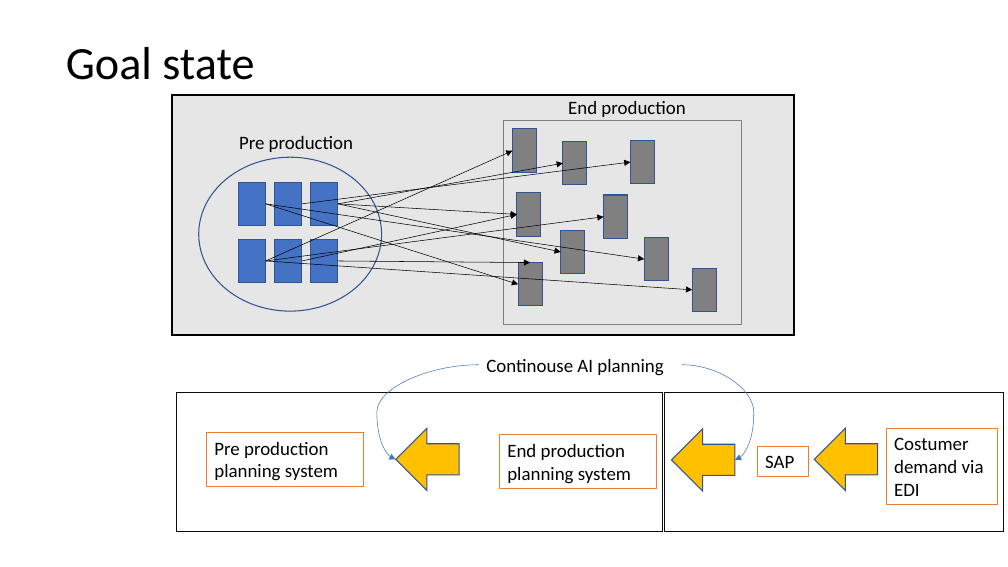
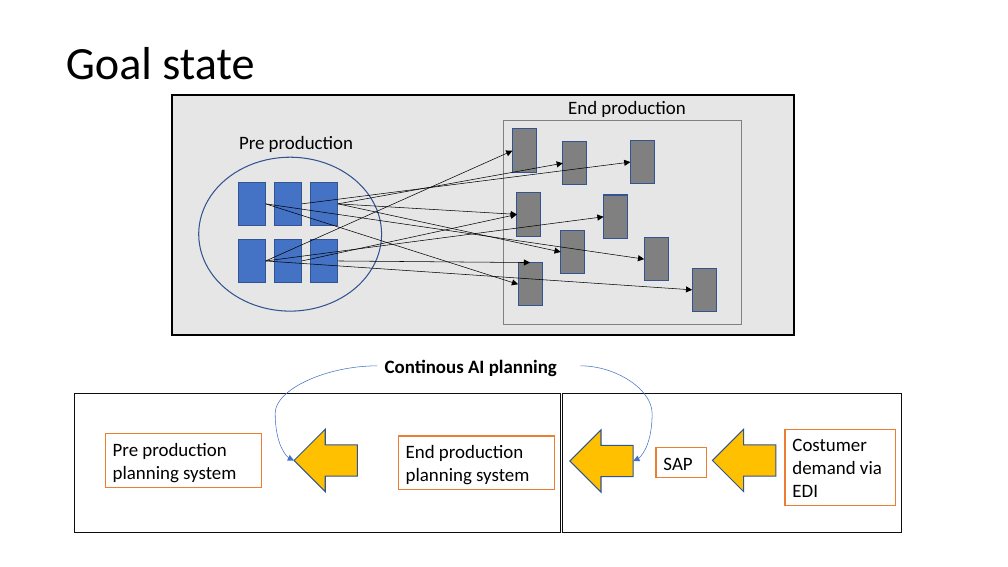
Before and after one commit to AndreasNeuhierl/InnoMgmt, a slide deck: slide 5 of desandere.pptx. Drawn at 1008x567 pixels with LibreOffice and Linux fonts; fonts in the diff are those of the drawing. Boxes give left, top, right and bottom in pixels: in the first picture for what was removed or moved away, otherwise in the second. Text is boxed around its words. In the diff, an @@ line names an element or a change of style, - is before the commit and + after.

```diff
--- a/desandere.pptx
+++ b/desandere.pptx
@@ text at (385, 359, 557, 377): text changed; bold on @@
-Continouse AI planning
+Continous AI planning
@@ 6 rectangles, 3 left arrows, 2 curved arrows: place and size @@
-6 rectangles, 3 left arrows, 2 curved arrows at (176, 364, 1004, 532)
+6 rectangles, 3 left arrows, 2 curved arrows at (75, 366, 903, 533)
```
Also in this commit, not shown: 2 other slides changed, 2 slides added.
